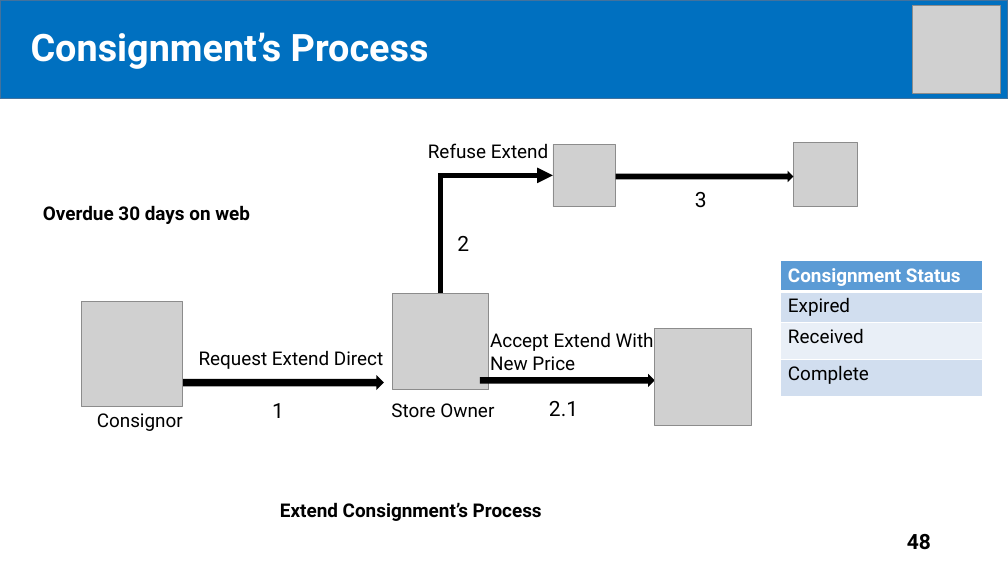
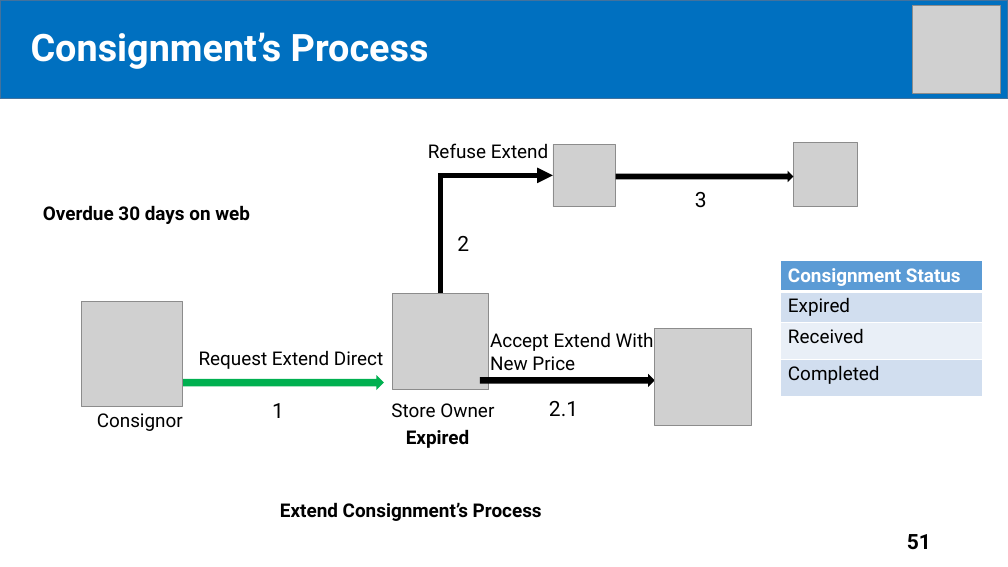
Before and after one commit to tiendan3108/CP, a slide deck: slide 51 of Source/Presentation/PreFinalPresentation.pptx (slide 48 before the commit). Drawn at 1008x567 pixels with LibreOffice and Linux fonts; fonts in the diff are those of the drawing; grey boxes stand for pictures. Boxes give left, top, right and bottom in pixels: in the first picture for what was removed or moved away, otherwise in the second. Text is boxed around its words. In the diff, an @@ line names an element or a change of style, - is before the commit and + after.

```diff
--- a/Source/Presentation/PreFinalPresentation.pptx
+++ b/Source/Presentation/PreFinalPresentation.pptx
@@ table at (780, 261, 982, 396) @@
-row 4, column 1: Complete
+row 4, column 1: Completed
@@ right arrow at (183, 375, 384, 390): fill #000000 to #00B050 @@
@@ text added at (406, 429, 469, 448), 18 pt, text #000000, bold @@
+Expired
@@ page number at (907, 534, 931, 550): text changed @@
-48
+51
```
Also in this commit, not shown: 48 other slides changed, 13 slides added.
